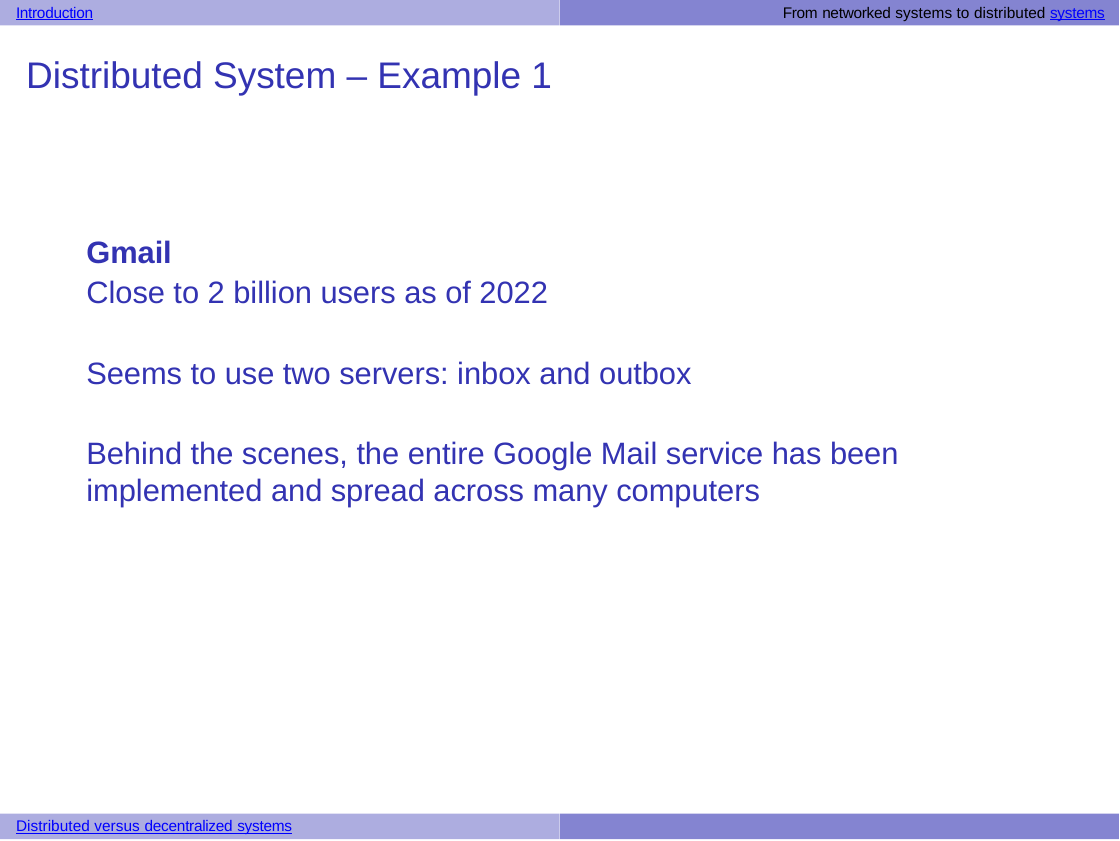
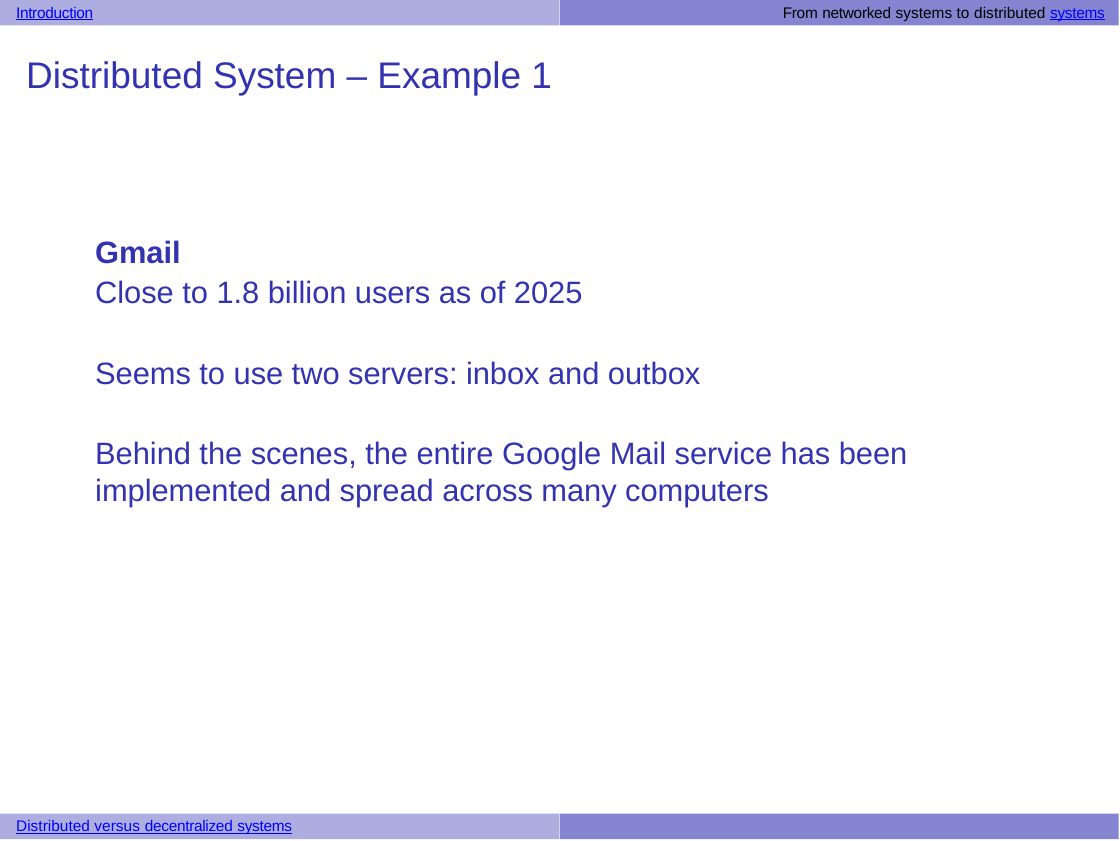
Before and after one commit to UVADS/distributed_computing, a slide deck: slide 8 of 02_rdds_and_running_cluster/01_intro_distributed_systems_apt.pptx. Drawn at 1120x841 pixels with LibreOffice and Linux fonts; fonts in the diff are those of the drawing. Boxes give left, top, right and bottom in pixels: in the first picture for what was removed or moved away, otherwise in the second. Text is boxed around its words. In the diff, an @@ line names an element or a change of style, - is before the commit and + after.

Commit message:
added distrib systems slide

```diff
--- a/02_rdds_and_running_cluster/01_intro_distributed_systems_apt.pptx
+++ b/02_rdds_and_running_cluster/01_intro_distributed_systems_apt.pptx
@@ freeform shape at <box>0,0,560,27</box>: outline redrawn @@
@@ freeform shape at <box>560,0,1120,27</box>: outline redrawn @@
@@ text "Gmail": place and size @@
-text "Gmail" at <box>86,240,898,506</box>
+text "Gmail" at <box>95,240,907,506</box>
@@ text at <box>95,280,583,304</box>: text changed @@
-Close to 2 billion users as of 2022
+Close to 1.8 billion users as of 2025
```
Also in this commit, not shown: 20 other slides changed, 1 slide added.
